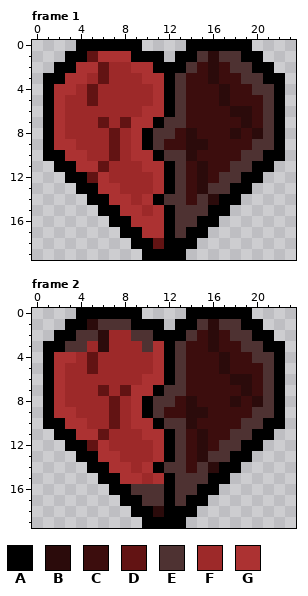
Pixel-art file -- Projetasso/Code Wars 2 - The Offline Server/Sprites e Anim RD/coracao_V2_MortoAn.aseprite. That is the earlier state.
24x20 pixels, 6 frames. Shown: frame 1, frame 2. The commit also changed other frames, which this record leaves out.
Palette (. is transparent): A #000000  B #2b0b0b  C #3c0d0d  D #621313  E #4e3232  F #9d2929  G #ac3232
Pixels before, frame 1, first column x 1:
 0 ...AAAAAA....AAAAAA...
 1 ..AADGGGAAA.AAEBEEAA..
 2 .AAGGDFFGGAAAECBCEEAA.
 3 AAGGFDFFFGGAECCBCCEEAA
 4 AGGFDFFFFFGAECCCBCCEEA
 5 AGFFDFFFFFGAECCCBCCCEA
 6 AGFFFFFFFGGAECCCCBBCEA
 7 AGFFFDFDGGAEECCCCCBCEA
 8 AGFFFFDFGAEECBCCCBCBEA
 9 AGGFFFDFGAECCBBCCCCEEA
10 AAGGFFDFGGAEEBCCCCEEAA
11 .AAGGDFFFGGAECBCCEEAA.
12 ..AADGFFFFGAECBCEEAA..
13 ...AAGGFFFGAECBEEAA...
14 ....AAGGFGAEECEBAA....
15 .....AAGGFGAEEEAA.....
16 ......AAGGGAEEAA......
17 .......AAGGAEAA.......
18 ........AADAAA........
19 .........AAAA.........
Pixels before, frame 2, first column x 1:
 0 ...AAAAAA....AAAAAA...
 1 ..AABEEEAAA.AAEBEEAA..
 2 .AAEEBFFEEAAAECBCEEAA.
 3 AAEEFBFFFEGAECCBCCEEAA
 4 AGGFDFFFFFGAECCCBCCEEA
 5 AGFFDFFFFFGAECCCBCCCEA
 6 AGFFFFFFFGGAECCCCBBCEA
 7 AGFFFDFDGGAEECCCCCBCEA
 8 AGFFFFDFGAEECBCCCBCBEA
 9 AGGFFFDFGAECCBBCCCCEEA
10 AAGGFFDFGGAEEBCCCCEEAA
11 .AAGGDFFFGGAECBCCEEAA.
12 ..AADGFFFFGAECBCEEAA..
13 ...AAGGFFFGAECBEEAA...
14 ....AAGGFGAEECEBAA....
15 .....AAGGFGAEEEAA.....
16 ......AAEEEAEEAA......
17 .......AAEEAEAA.......
18 ........AABAAA........
19 .........AAAA.........
The result:
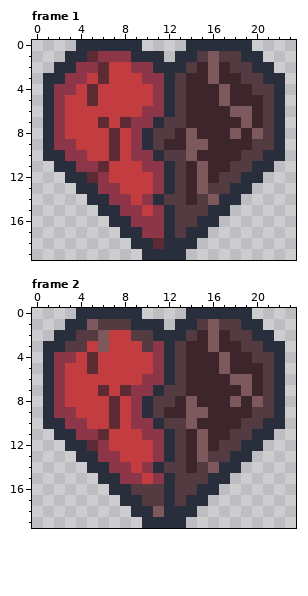
The exact change:
colour A: #000000 -> #282e3b
colour B: #2b0b0b -> #7d595d
colour C: #3c0d0d -> #3c252b
colour D: #621313 -> #5c2b34
colour E: #4e3232 -> #533b41
colour F: #9d2929 -> #c33c40
colour G: #ac3232 -> #8d3649
Pixel boxes of the changes (left, top, right, bottom) in both pictures:
changed: (43, 40, 285, 260)
changed: (43, 308, 285, 528)
